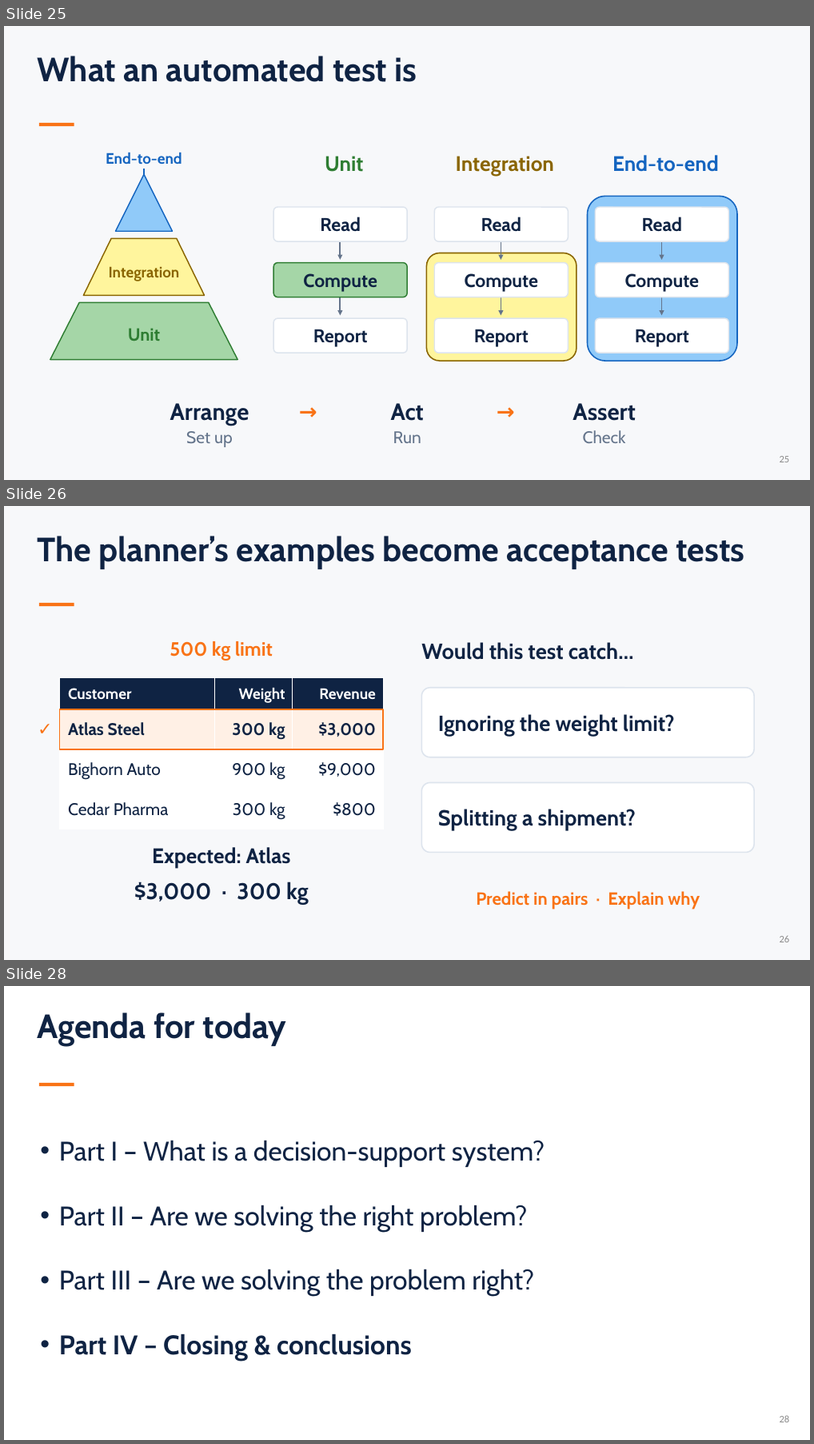
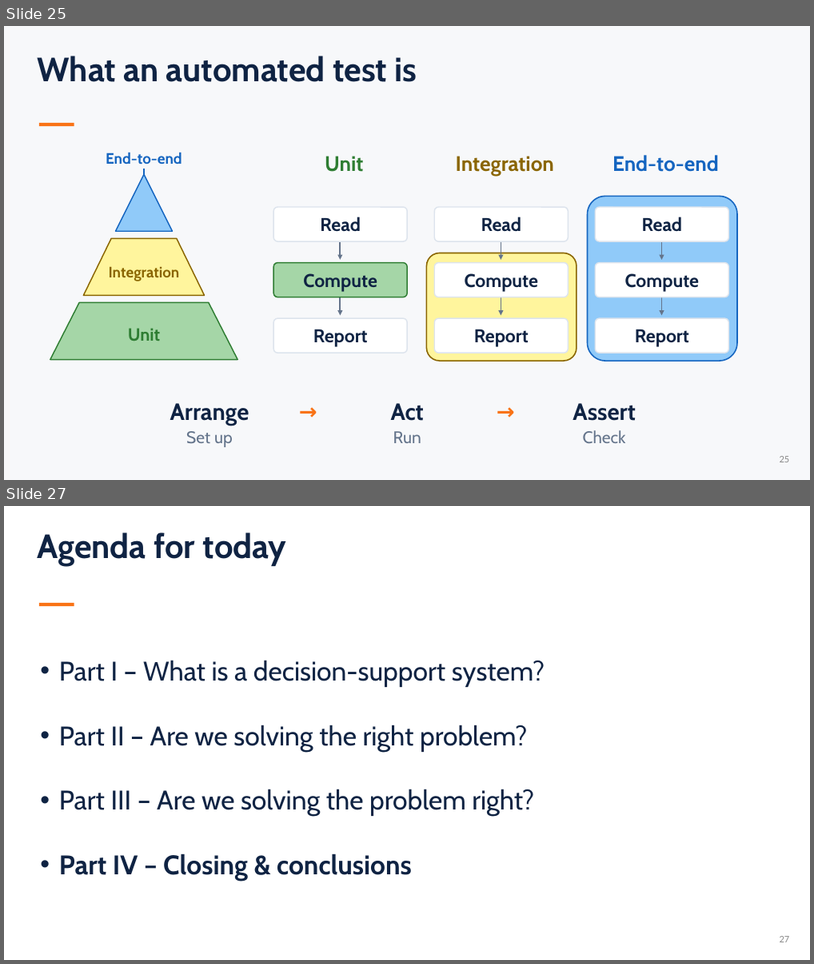
Before and after one commit to sefop/sefop-sctc-2026, a slide deck: SCTC-2026-Airlines-Optimization-Workshop.pptx. Shown one above the other, each under a label of ours: slides 25, 26 and 28 before the commit, slides 25 and 27 after it; the slides between them are not shown. The pictures are 814x1444 and 814x964 pixels, drawn with LibreOffice and Linux fonts; fonts in the diff are those of the drawing. Boxes give left, top, right and bottom in pixels: in the first picture for what was removed or moved away, otherwise in the second. Text is boxed around its words. In the diff, an @@ line names an element or a change of style, - is before the commit and + after.

```diff
--- a/SCTC-2026-Airlines-Optimization-Workshop.pptx
+++ b/SCTC-2026-Airlines-Optimization-Workshop.pptx
@@ slide 26 removed at box(4, 506, 810, 960), background #F7F8FA @@
@@ text removed at box(38, 536, 745, 569) @@
-The planner’s examples become acceptance tests
@@ rectangle removed at box(39, 603, 74, 607) @@
@@ text removed at box(170, 641, 273, 660) @@
-500 kg limit
@@ text removed at box(422, 642, 634, 660) @@
-Would this test catch…
@@ table removed at box(60, 678, 383, 829), 4 rows, 3 columns @@
-Customer | Weight | Revenue
-Atlas Steel | 300 kg | $3,000
-Bighorn Auto | 900 kg | $9,000
-Cedar Pharma | 300 kg | $800
@@ rounded rectangle removed at box(422, 688, 754, 757) @@
@@ text removed at box(35, 715, 55, 740) @@
-✓
@@ rectangle removed at box(60, 709, 383, 749) @@
@@ text removed at box(438, 714, 675, 736) @@
-Ignoring the weight limit?
@@ rounded rectangle removed at box(422, 783, 754, 852) @@
@@ text removed at box(438, 808, 636, 830) @@
-Splitting a shipment?
@@ text removed at box(152, 847, 291, 868) @@
-Expected: Atlas
@@ text removed at box(134, 881, 309, 904) @@
-$3,000 · 300 kg
@@ text removed at box(476, 891, 700, 909) @@
-Predict in pairs · Explain why
@@ page number removed at box(780, 936, 790, 942) @@
-26
@@ what was slide 28 is now slide 27 @@
@@ page number at box(780, 936, 790, 942): text changed @@
-28
+27
```
Also in this commit, not shown: 1 slide changed, 3 slides added, 3 other slides removed, 14 other files.
